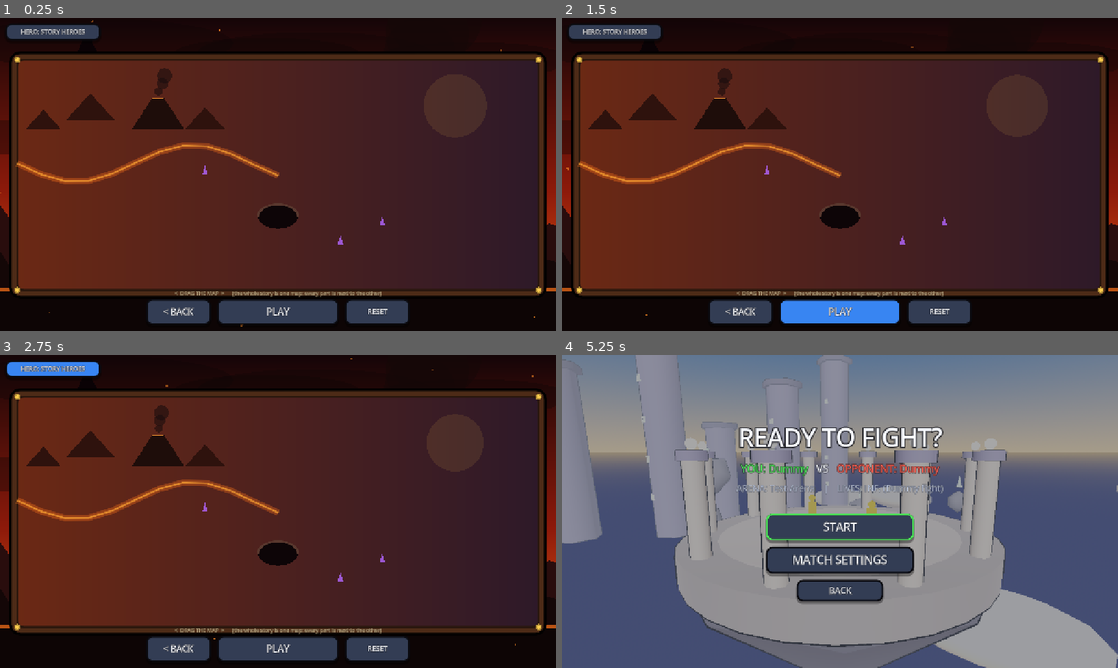
Above: before the commit, frames 1-4 (two rows, left to right).
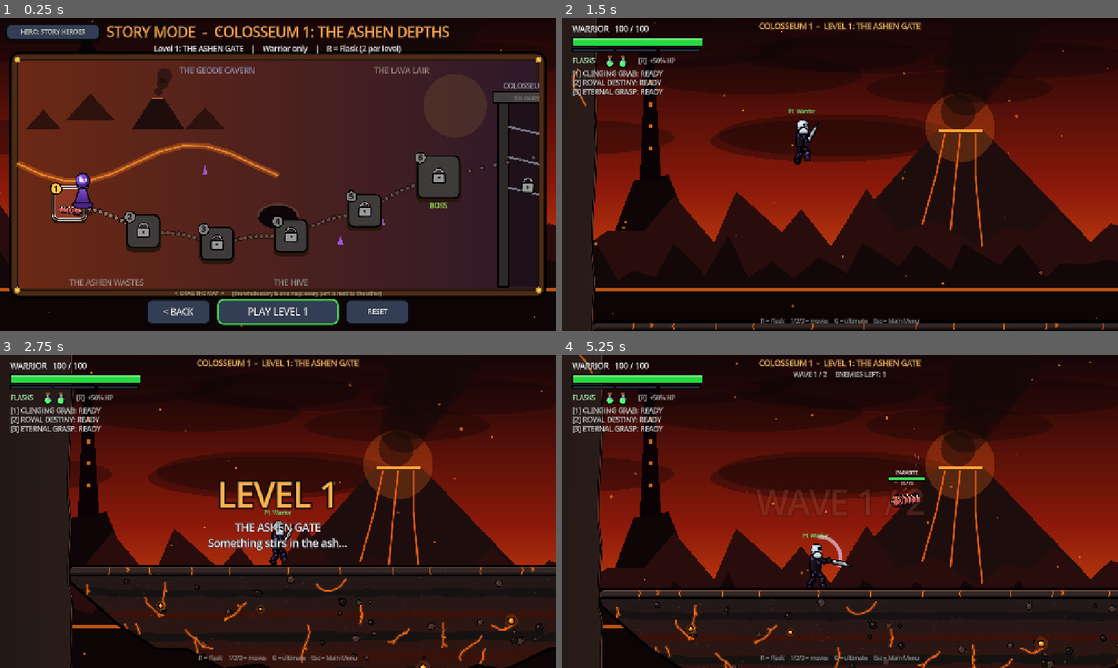
Above: after the commit, the same moments.

Repository: mahitoitadori2-dotcom/fighting-game
Game: Godot game, scene res://scenes/StoryMenu.tscn
Two runs of this game, one before a commit and one after it. Both use one fixed random seed, a clock stepped at 60 frames per second and the inputs below. This scene is started directly instead of the project's main scene.
Inputs (mouse positions are in pixels of both pictures, inside the frame that each line leads up to):
- Up to frame 1 (0.25 s): no input
- Up to frame 2 (1.5 s): click "PLAY" (after the commit: "PLAY LEVEL 1") at 0.5 s; click "PLAY" (after the commit: "PLAY LEVEL 1") at 1.25 s
- Up to frame 3 (2.75 s): click (55, 367) at 2 s, where only the run before the commit has a clickable "HERO: STORY HEROES"
- Up to frame 4 (5.25 s): click (617, 367) at 2.75 s, where only the run before the commit has a clickable "HERO: STORY HEROES"; tap Enter (ui_accept) at 3.5 s; move the mouse to (962, 495) at 3.52 s; hold D (move_right) 3.53-4.25 s; tap F (block) at 3.6 s; click (962, 495) at 3.67 s; tap W (jump) at 3.77, 4.07 s; click (739, 649) at 4.25 s, where only the run before the commit has a clickable "< BACK"; click (762, 527) at 5 s, where only the run before the commit has a clickable "PLAY"

The runs differ from the first frame. In frame 1, 9.3% of the frame differs, in the area x 9-97%, y 2-99%; in frame 2, 73%; in frame 3, 72%; in frame 4, 100%, in the area x 0-100%, y 0-100%.
Error before the commit: Parse Error: Could not parse global class "TheSun" from "res://scripts/story/c5/TheSun.gd". (res://scripts/story/StoryManager.gd:881)

Commit message:
Fix Story Mode (broken TheSun.gd), nerf The Sun (HP 760/860 -> 540/620, damage x0.7, softer finale), HUD + board fixes, push now refuses games with script errors

Diff:
--- a/scripts/story/StoryBoard.gd
+++ b/scripts/story/StoryBoard.gd
@@ -343,6 +343,8 @@
 
 ## The part in the middle of the view.
 func _part_at_view() -> int:
+	if _scroll >= _max_scroll() - 2.0 and _max_scroll() > 0.0:
+		return _parts()                                    # Scrolled to the very end: the LAST part (a short part like DemiLand never reaches the middle)
 	var mid := _scroll + _board_rect().size.x * 0.5
 	var c := 1
 	while c < _parts() and mid >= _gate_x(c + 1):
--- a/scripts/story/StoryHUD.gd
+++ b/scripts/story/StoryHUD.gd
@@ -81,9 +81,10 @@
 			_flask(Vector2(x + 86 + float(i) * 30.0, fy), i < manager.flasks)
 		var fx := x + 92.0 + float(manager.max_flasks) * 30.0
 		var ftxt := "[R]  +%d%% HP" % int(StoryManager.FLASK_HEAL * 100.0)
+		FighterArt.label(_painter, Vector2(fx, fy + 4), ftxt, 14, Color(1, 1, 1, 0.7), false)
 		if manager.max_flasks > StoryManager.FLASKS_PER_LEVEL:
-			ftxt += "    DEEP FAITH PAYOFF"
-		FighterArt.label(_painter, Vector2(fx, fy + 4), ftxt, 14, Color(1, 1, 1, 0.7), false)
+			# Deep Faith tag next to the HP bar (it used to sit under the boss bar and got cut off)
+			FighterArt.label(_painter, Vector2(x + 308.0, y + 40.0), "DEEP FAITH", 12, Color(1.0, 0.85, 0.4, 0.9), false)
 		# Cooldowns
 		var cf := p as ControlledFighter
 		if cf != null:
@@ -142,7 +143,7 @@
 			_bar(r2, float(m.hp) / maxf(float(m.data.max_hp), 1.0) if alive else 0.0, Color(0.55, 0.95, 0.2) if not m.enraged else Color(1.0, 0.85, 0.15))
 		boss = null                                        # (the single bar below is skipped)
 	if boss != null and is_instance_valid(boss) and not boss.is_dead and manager.boss_bar_visible:
-		var bw := minf(560.0, sz.x - 80.0)
+		var bw := clampf(sz.x - 720.0, 300.0, 560.0)          # Keeps clear of the player panel (left) and the right corner
 		var r := Rect2(cx - bw * 0.5, 86, bw, 20)
 		FighterArt.label(_painter, Vector2(cx, 76), boss.boss_title(), 20, Color(1.0, 0.95, 0.4) if boss.enraged else Color.WHITE)
 		var bk := float(boss.hp) / maxf(float(boss.data.max_hp), 1.0)
--- a/scripts/story/c5/SunFinale.gd
+++ b/scripts/story/c5/SunFinale.gd
@@ -14,8 +14,8 @@
 const PLATFORMS := 12
 const WALL_SPEED := 210.0
 const WALL_SPEED_MAX := 330.0
-const FALL_DAMAGE := 12
-const FIRE_DAMAGE := 8
+const FALL_DAMAGE := 9                # Nerfed 2026-11-12 (was 12)
+const FIRE_DAMAGE := 6                # Nerfed 2026-11-12 (was 8)
 const COURSE_X := 4200.0                 # The escape course is built far to the right of the arena
 
 var manager: StoryManager
--- a/scripts/story/c5/TheSun.gd
+++ b/scripts/story/c5/TheSun.gd
@@ -32,6 +32,8 @@
 const ORANGE := Color(1.0, 0.5, 0.1)
 const EMBER := Color(0.75, 0.18, 0.04)
 const HOVER := 46.0
+## NERF (2026-11-12): all her damage x this (every attack goes through dmg(), which applies it).
+const DAMAGE_NERF := 0.7
 
 var finale := false
 var _bomb_hit := 0.0
@@ -40,8 +42,9 @@
 
 func boss_forms() -> Array:
 	return [
-		{"name": "The Sun", "title": "THE SUN", "hp":100body factor22(130, 250), "speed": 200.0},
-		{"name": "The Consumer", "title": "THE CONSUMER", "hp": 100body: Vector2(190, 300), "speed": 250.0,
+		# NERFED 2026-11-12: HP 760 -> 540 and 860 -> 620 (x1.35 Story boss buff on top)
+		{"name": "The Sun", "title": "THE SUN", "hp": 540, "body": Vector2(130, 250), "speed": 200.0},
+		{"name": "The Consumer", "title": "THE CONSUMER", "hp": 620, "body": Vector2(190, 300), "speed": 250.0,
 			"banner": "THE ORANGE GLOW SWALLOWS HER WHOLE", "subtitle": "PHASE 2  -  THE CONSUMER",
 			"line": "I WILL EAT THE WORLD... AND YOU FIRST.", "music": "boss_consumer"},
 	]
@@ -55,6 +58,7 @@
 	chain_chance = 0.6
 	rage_at = 0.6                                       # The final boss enrages early
 	cooldown_mult = 0.8                                 # ...and attacks more often
+	damage_mult = DAMAGE_NERF                           # NERF: every attack of both forms hits ~30% softer
 	tags = {"beams": ["anti_air", "ranged"], "swords": ["ranged"], "pillars": ["counter", "ranged"], "wing": ["close", "counter"],
 		"orbs": ["ranged", "anti_air"], "radiance": ["counter"], "judgment": ["ranged"], "eclipse": ["escape", "close", "evade"],
 		"halo": ["anti_air", "ranged"], "blind": ["ranged", "anti_air"],
@@ -206,7 +210,7 @@
 		"wing":
 			swing(dmg(p), Vector2(440, -280), Vector2(150, -150), Vector2(280, 220), "wing_slash")
 			for k in 2:
-				shoot("crescent", global_position + Vector2(f * 120.0, -70.0 - float(k) * 90.0), f, 620.0, 1.3, Vector2(54, 80), dmg(p) - 3,
+				shoot("crescent", global_position + Vector2(f * 120.0, -70.0 - float(k) * 90.0), f, 620.0, 1.3, Vector2(54, 80), maxi(1, dmg(p) - 3),
 					Vector2(260, -220), ORANGE if form == 2 else GOLD, "wing_wave", true)
 			Effects.shake(self, 6.0)
 			SoundManager.play_sfx("whoosh")
@@ -238,7 +242,7 @@
 		"flare":
 			hit_in_radius(global_position + Vector2(0, -140), 280.0, dmg(p), Vector2(480, -360), "solar_flare")
 			for d: float in [-1.0, 1.0]:
-				shoot("shock", Vector2(global_position.x + d * 120.0, floor_y() - 20.0), d, 600.0, 1.1, Vector2(56, 46), dmg(p) - 3, Vector2(260, -340), ORANGE, "flare_wave", true)
+				shoot("shock", Vector2(global_position.x + d * 120.0, floor_y() - 20.0), d, 600.0, 1.1, Vector2(56, 46), maxi(1, dmg(p) - 3), Vector2(260, -340), ORANGE, "flare_wave", true)
 			Effects.explosion(self, global_position + Vector2(0, -140), 260.0, true, true)
 			Effects.shake(self, 16.0)
 			SoundManager.play_sfx("explosion")
--- /dev/null
+++ b/tools/check_scripts.gd
@@ -0,0 +1,30 @@
+extends Node
+## Compiles EVERY .gd script of the game and prints "SCRIPT FAIL: <path>" for each one that
+## doesn't compile, then "SCRIPT CHECK: <n> failed of <m>" and quits. Run as a SCENE (so the
+## autoloads like SoundManager exist, else everything that uses them would look broken):
+##
+##   godot --headless --path . res://tools/check_scripts.tscn
+##
+## Used by tools/auto_push.ps1 so a broken script is never pushed (the website would break).
+
+func _ready() -> void:
+	var files: Array[String] = []
+	_collect("res://", files)
+	var failed := 0
+	for path in files:
+		var s := ResourceLoader.load(path, "GDScript") as GDScript
+		if s == null or not s.can_instantiate():
+			failed += 1
+			print("SCRIPT FAIL: ", path)
+	print("SCRIPT CHECK: %d failed of %d" % [failed, files.size()])
+	get_tree().quit(1 if failed > 0 else 0)
+
+
+func _collect(dir: String, out: Array[String]) -> void:
+	for d in DirAccess.get_directories_at(dir):
+		if d.begins_with(".") or d in ["addons", "build", "web", "web_shell", "vault"]:
+			continue
+		_collect(dir.path_join(d), out)
+	for f in DirAccess.get_files_at(dir):
+		if f.ends_with(".gd"):
+			out.append(dir.path_join(f))
--- /dev/null
+++ b/tools/check_scripts.tscn
@@ -0,0 +1,6 @@
+[gd_scene format=3]
+
+[ext_resource type="Script" path="res://tools/check_scripts.gd" id="1"]
+
+[node name="CheckScripts" type="Node"]
+script = ExtResource("1")
Not shown, changed: export_presets.cfg
Not shown, changed: tools/auto_push.ps1
Not shown, changed: vault/BuildAndRelease.md
Not shown, changed: vault/StoryMode.md
